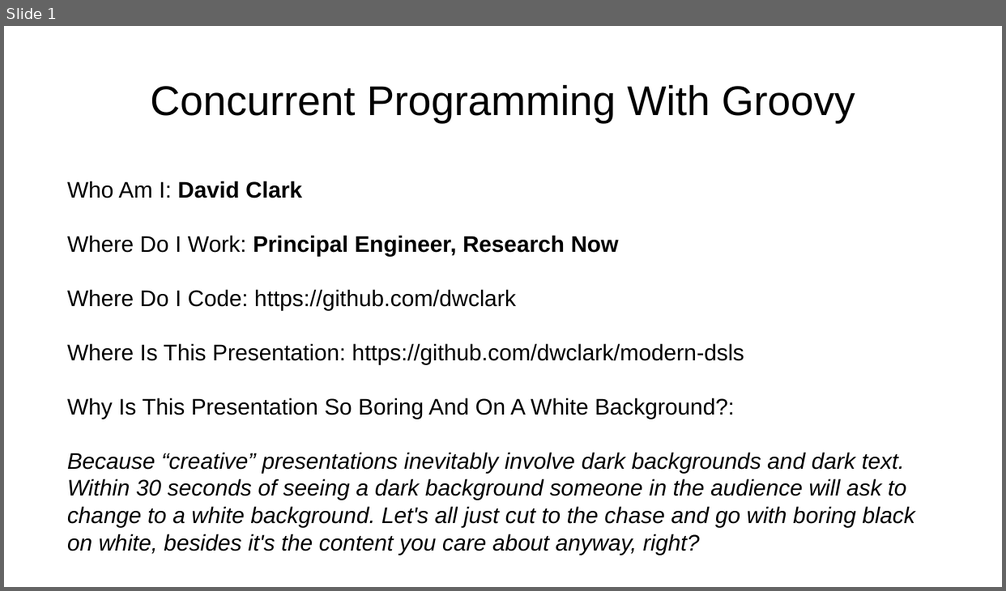
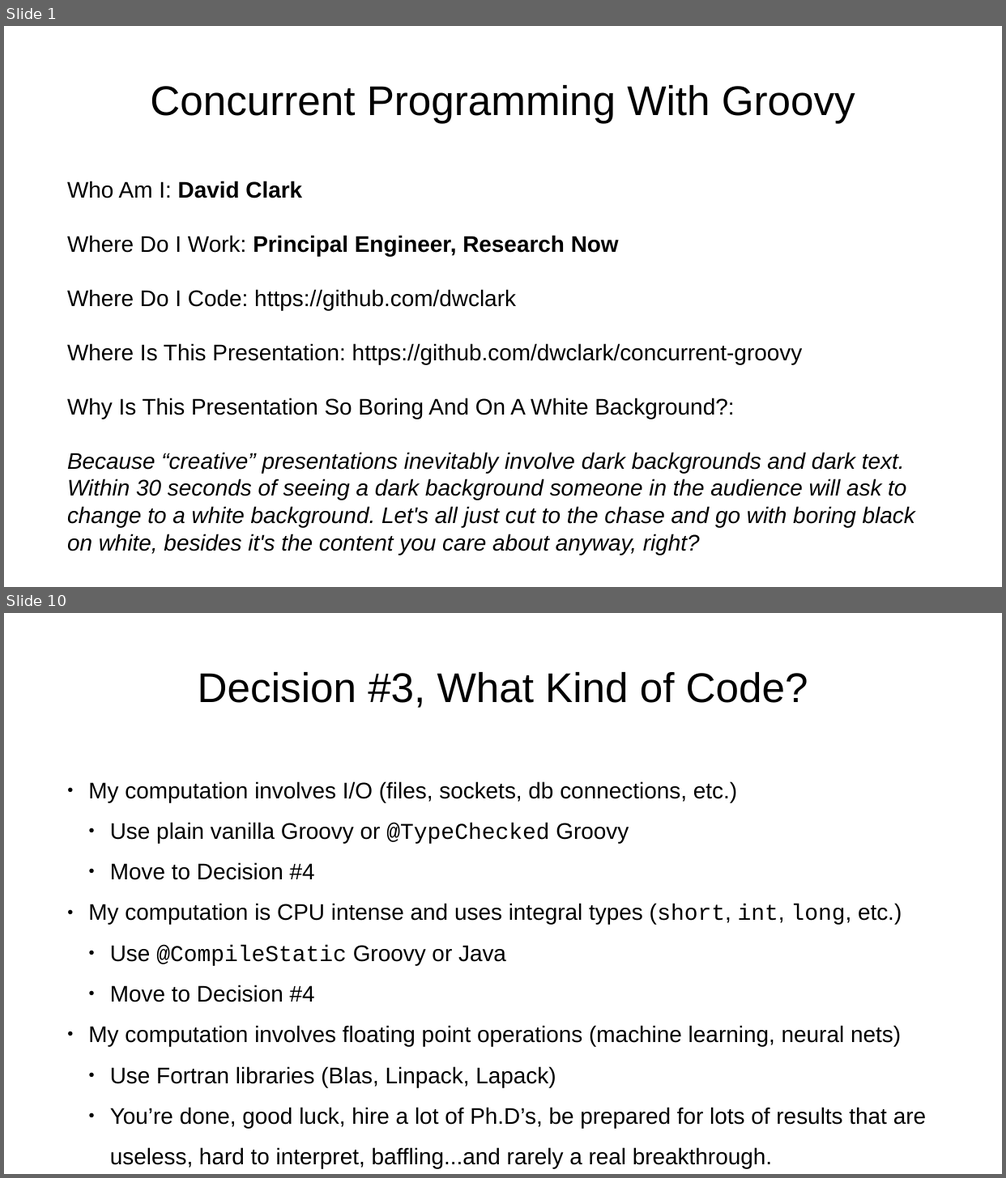
Before and after one commit to dwclark/concurrent-groovy, a slide deck: concurrent-groovy.odp. Shown one above the other, each under a label of ours: slide 1 before the commit, slides 1 and 10 after it; the slides between them are not shown. The pictures are 1006x591 and 1006x1178 pixels, drawn with LibreOffice and Linux fonts; fonts in the diff are those of the drawing. Boxes give left, top, right and bottom in pixels: in the first picture for what was removed or moved away, otherwise in the second. Text is boxed around its words. In the diff, an @@ line names an element or a change of style, - is before the commit and + after.

```diff
--- a/concurrent-groovy.odp
+++ b/concurrent-groovy.odp
@@ slide 10 added at <box>4,613,1002,1174</box>, background #FFFFFF @@
@@ title added at <box>198,672,808,708</box>, 33 pt, text #000000 @@
+Decision #3, What Kind of Code?
@@ text added at <box>88,781,926,1169</box>, 18 pt, text #000000 @@
+● My computation involves I/O (files, sockets, db connections, etc.)
+  ● Use plain vanilla Groovy or @TypeChecked Groovy
+  ● Move to Decision #4
+● My computation is CPU intense and uses integral types (short, int, long, etc.)
+  ● Use @CompileStatic Groovy or Java
+  ● Move to Decision #4
+● My computation involves floating point operations (machine learning, neural nets)
+  ● Use Fortran libraries (Blas, Linpack, Lapack)
+  ● You’re done, good luck, hire a lot of Ph.D’s, be prepared for lots of results that are useless, hard to interpret, baffling...and rarely a real breakthrough.
@@ slide 1 changed as well @@
@@ text at <box>67,344,803,365</box>: text changed @@
-Where Is This Presentation: https://github.com/dwclark/modern-dsls
+Where Is This Presentation: https://github.com/dwclark/concurrent-groovy
```
Also in this commit, not shown: 8 other slides added, 3 other files.
